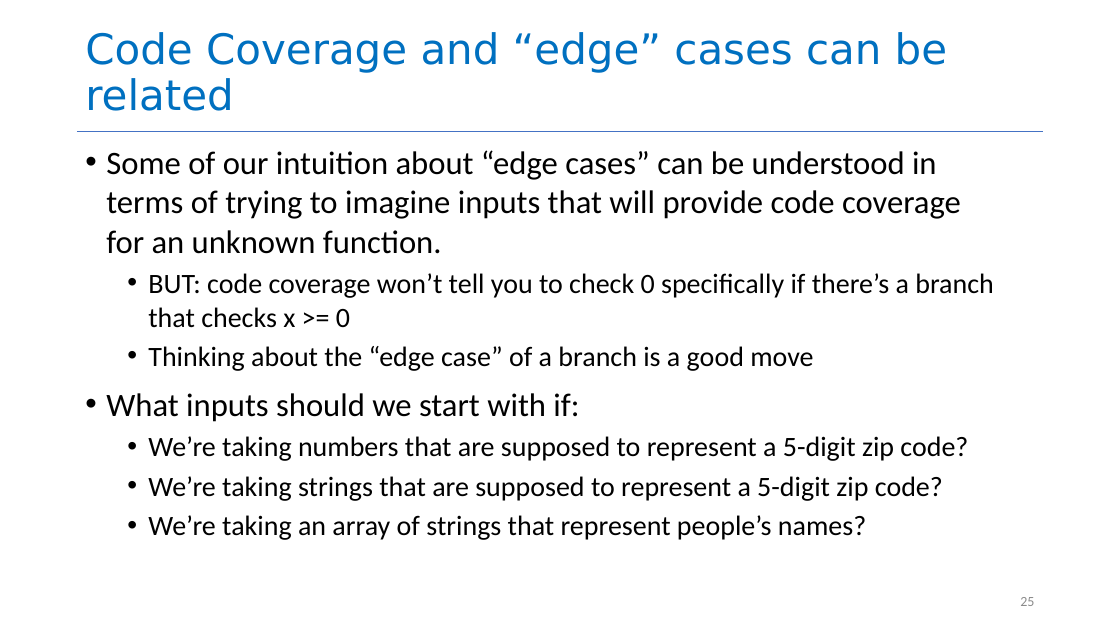
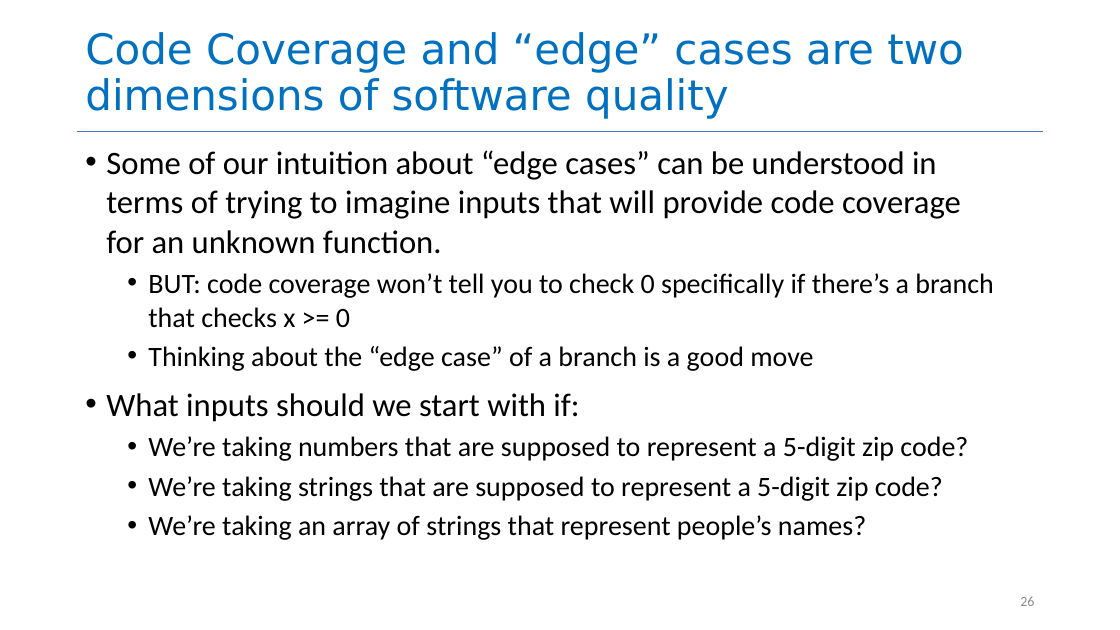
Before and after one commit to neu-se/CS4530-Fall-2026, a slide deck: slide 26 of Slides/Module 03 Unit Testing.pptx (slide 25 before the commit). Drawn at 1120x630 pixels with LibreOffice and Linux fonts; fonts in the diff are those of the drawing. Boxes give left, top, right and bottom in pixels: in the first picture for what was removed or moved away, otherwise in the second. Text is boxed around its words. In the diff, an @@ line names an element or a change of style, - is before the commit and + after.

```diff
--- a/Slides/Module 03 Unit Testing.pptx
+++ b/Slides/Module 03 Unit Testing.pptx
@@ title at bbox=[85, 32, 963, 119]: text changed @@
-Code Coverage and “edge” cases can be related
+Code Coverage and “edge” cases are two dimensions of software quality
```
Also in this commit, not shown: 7 other slides changed, 2 slides added, 1 slide removed, 1 other file.
